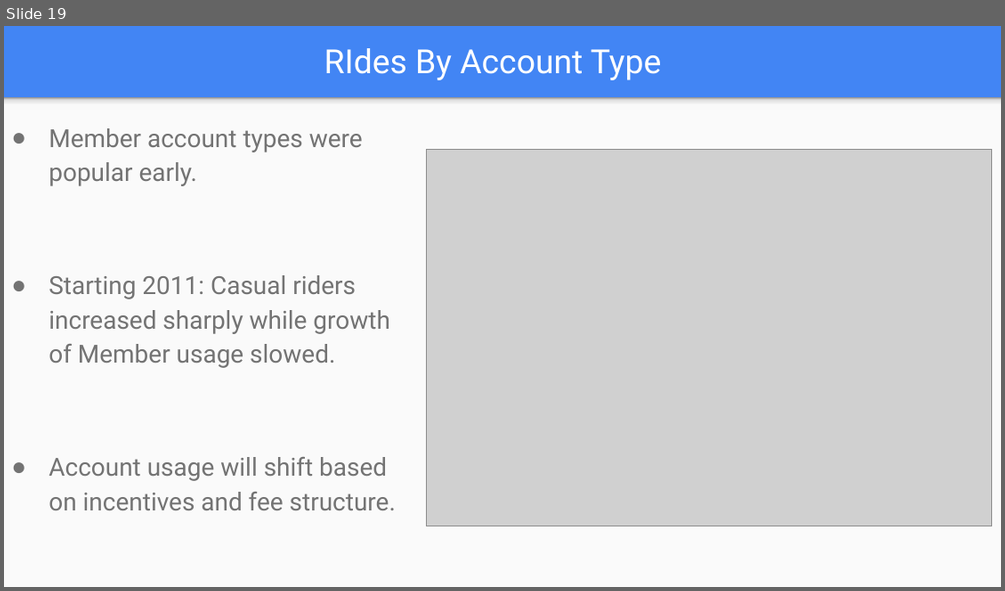
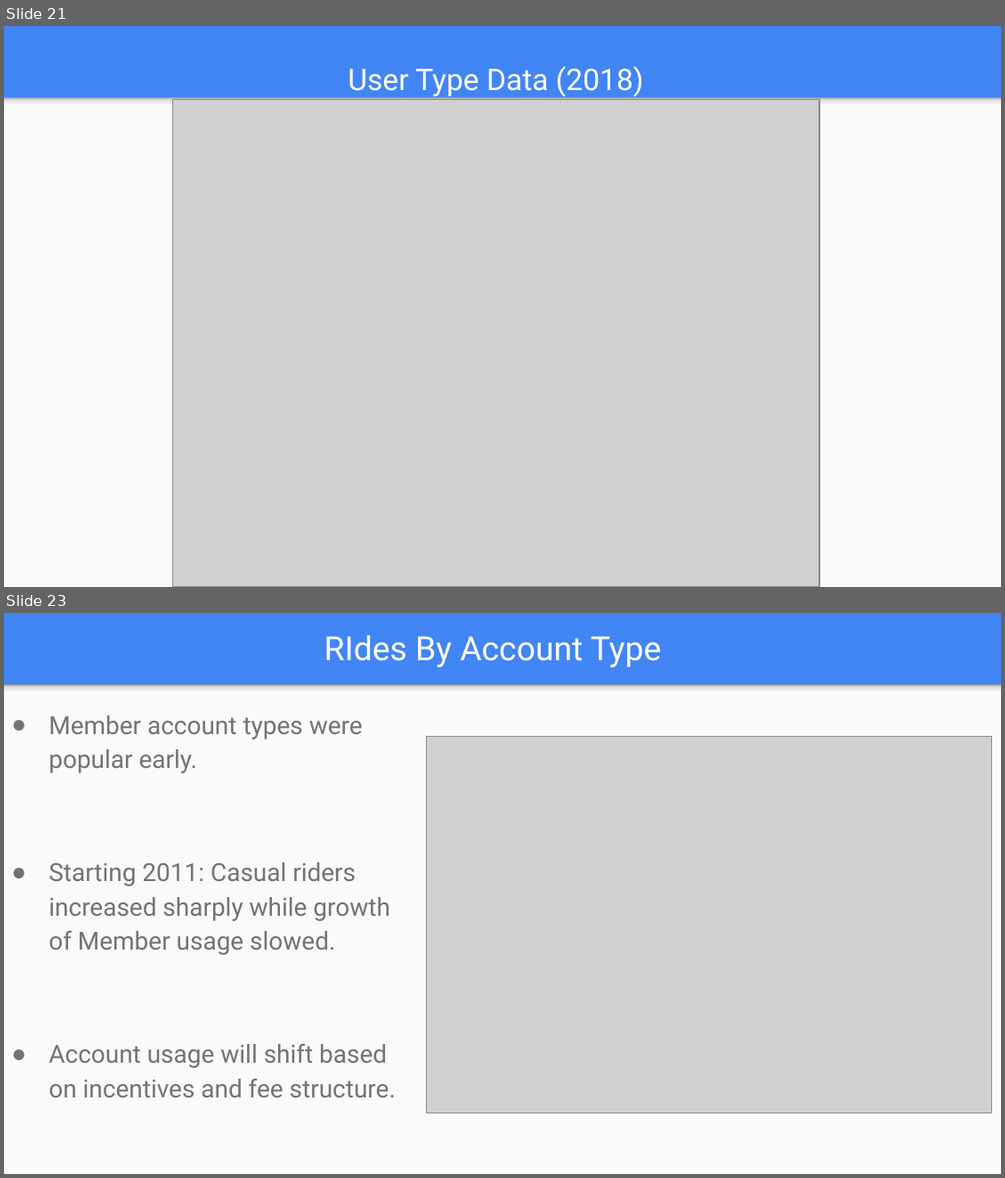
Before and after one commit to tdrygg/Group-Project, a slide deck: Patterns_In_NiceRide_Group6_Final.pptx. Shown one above the other, each under a label of ours: slide 19 before the commit, slides 21 and 23 after it; the slides between them are not shown. The pictures are 1005x591 and 1005x1178 pixels, drawn with LibreOffice and Linux fonts; fonts in the diff are those of the drawing; grey boxes stand for pictures. Boxes give left, top, right and bottom in pixels: in the first picture for what was removed or moved away, otherwise in the second. Text is boxed around its words. In the diff, an @@ line names an element or a change of style, - is before the commit and + after.

```diff
--- a/Patterns_In_NiceRide_Group6_Final.pptx
+++ b/Patterns_In_NiceRide_Group6_Final.pptx
@@ slide 21 added at (4, 26, 1001, 587), background #4285F4; not listed: 2 template elements that a slide beside it also shows @@
@@ title added at (348, 66, 644, 97), 21.6 pt, text #FFFFFF @@
+User Type Data (2018)
@@ picture added at (172, 100, 819, 587) @@
@@ what was slide 19 is now slide 23 @@
```
Also in this commit, not shown: 3 slides changed, 3 other slides added.
